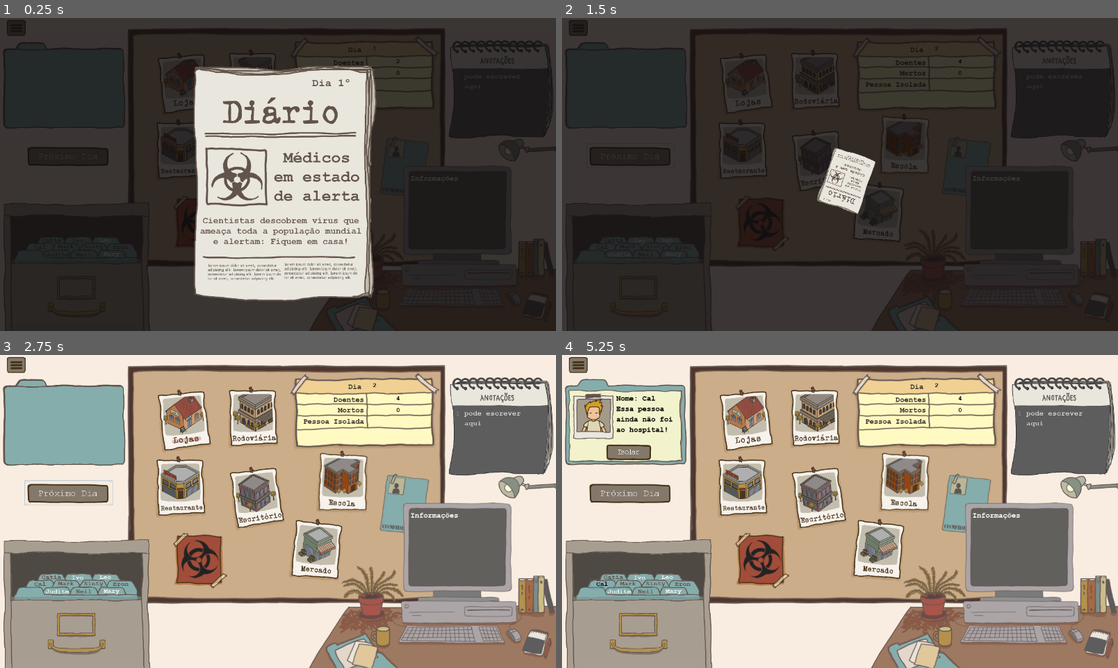
Above: before the commit, frames 1-4 (two rows, left to right).
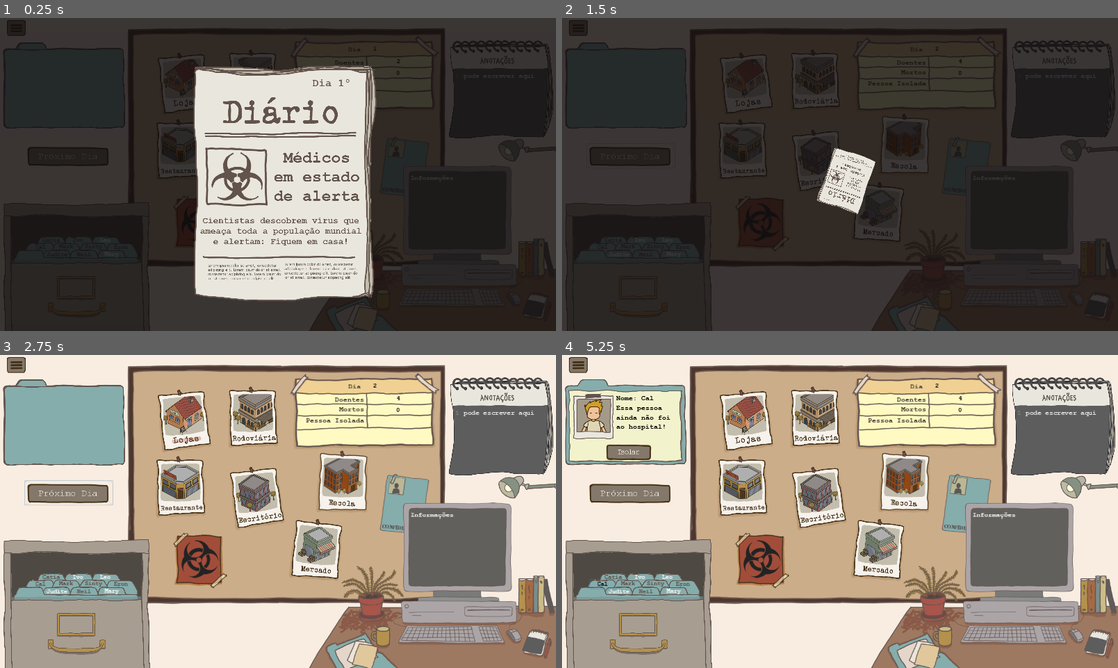
Above: after the commit, the same moments.

Repository: claraig/PatientZero
Game: Godot game, scene res://scenes/town.tscn
Two runs of this game, one before a commit and one after it. Both use one fixed random seed, a clock stepped at 60 frames per second and the inputs below. This scene is started directly instead of the project's main scene.
Inputs (mouse positions are in pixels of both pictures, inside the frame that each line leads up to):
- Up to frame 1 (0.25 s): no input
- Up to frame 2 (1.5 s): click (628, 155) at 0.5 s; click (628, 155) at 1.25 s
- Up to frame 3 (2.75 s): click (183, 420) at 2.02 s
- Up to frame 4 (5.25 s): click "Catia" at 2.75 s; click "Ivo" at 3.5 s; click "Leo" at 4.25 s; click "Cal" at 5 s

The runs differ from the first frame. In frame 1, 1.4% of the frame differs, in the area x 34-96%, y 9-91%; in frame 2, 0.4%; in frame 3, 2.2%; in frame 4, 2.7%, in the area x 0-100%, y 0-100%.

Commit message:
ajuste

Diff:
--- a/project.godot
+++ b/project.godot
@@ -26,6 +26,7 @@
 
 window/size/width=1280
 window/size/height=720
+window/stretch/mode="2d"
 
 [input]
 
--- a/scenes/town.tscn
+++ b/scenes/town.tscn
@@ -107,7 +107,6 @@
 
 	get_node('Fichas/FichaFechada').show()
 
-	var texto = \"Dia Atual: \" + str(turnoAtual) + \"  Doentes: \" + str(quantidadeDoentes) + \"  Mortos: \" + str(quantidadeMortos)
 	get_node(\"display-canvas-bg/dia\").set_text(str(turnoAtual))
 	get_node(\"display-canvas-bg/doentes\").set_text(str(quantidadeDoentes))
 	get_node(\"display-canvas-bg/mortos\").set_text(str(quantidadeMortos))
@@ -186,6 +185,7 @@
 
 func adoecerPacienteZero():
 	#caso reste 40% das pessoas não doentes o paciente zero aparece como doente.
+# warning-ignore:integer_division
 	if ((((pessoas.size() - quantidadeDoentes)/quantidadeDoentes)*100) <= 40 && !pacienteZero.doente):
 		quantidadeDoentes+=1
 		pacienteZero.doente = true
@@ -293,6 +293,7 @@
 
 
 func _on_RetornaMenu_button_down():
+# warning-ignore:return_value_discarded
 	get_tree().change_scene(\"res://scenes/Menu.tscn\")
 
 #---------------------------------------------------------------------------#
@@ -310,6 +311,7 @@
 	get_node('MenuPopup').show()
 
 func _on_menu_pressed():
+# warning-ignore:return_value_discarded
 	get_tree().change_scene(\"res://scenes/Menu.tscn\")
 
 func _on_sair_pressed():
